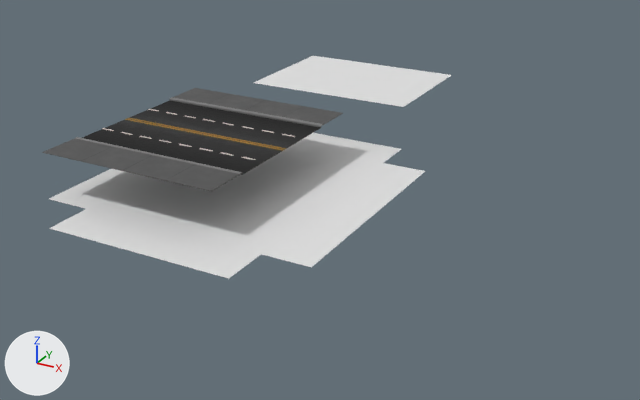
Renders of the Blender file cubicity_ASSETS/cubicity_ASSETS.blend from each side of a commit.
Rendered twice from a 50 mm camera at (9.54, -13.59, 7.08) aimed at (1.47, 1.09, -0.27). The axes (+X, +Y, +Z) are drawn at lower left. The lights are the same throughout. The same objects are shown in both versions, whatever each file hides.
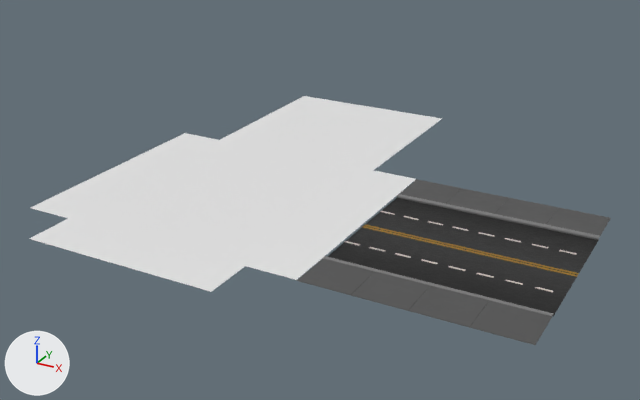
Where the change shows, as pixel boxes [x1, y1, x2, y2] in the pictures (640 x 400 px):
'Plane.008', moved: before [42, 88, 343, 191]; after [297, 179, 611, 345]
'Plane.003', moved: before [49, 133, 425, 279]; after [29, 128, 416, 292]
'Plane.030', moved: before [254, 56, 451, 107]; after [243, 96, 442, 156]

The edits, one by one:
Object 'Plane.003' (ob_plane_003) moves from (0.0, 0.5, 0.0) to (0.0, 0.0, 0.0).
Object 'Plane.030' (ob_plane_030) moves from (0.0, 0.5, 1.0) to (0.0, 0.0, 0.0).
Object 'Plane.008' (ob_plane_008) moves from (-1.0, 0.5, 1.0) to (5.0, 0.0, 0.0).
